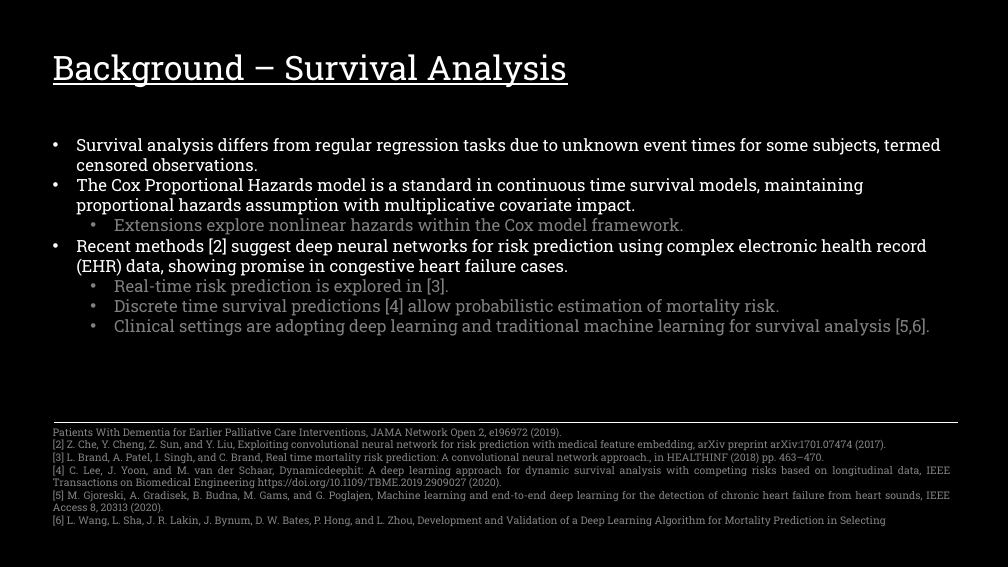
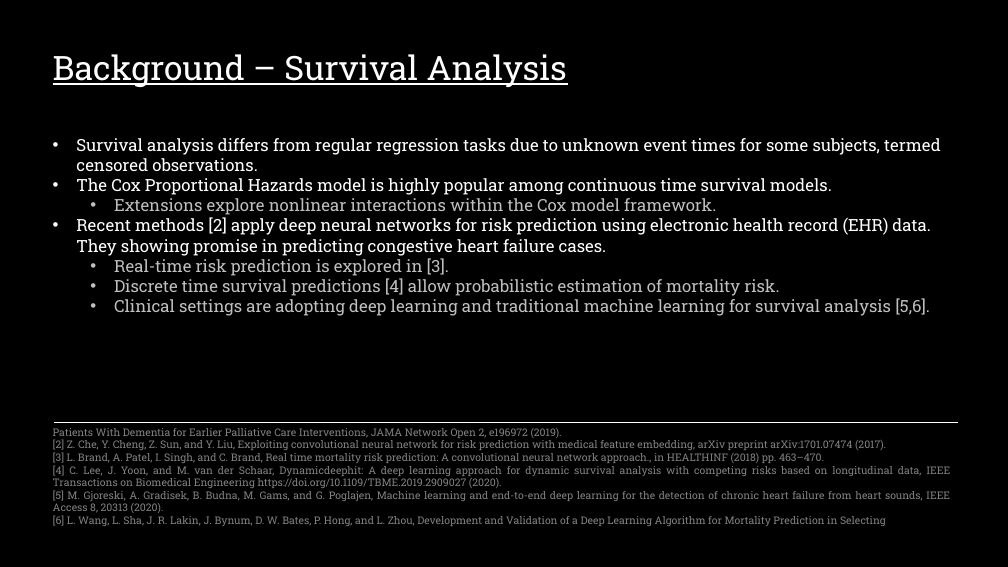
Before and after one commit to sourasen1011/UoE_Research_Project_2023, a slide deck: slide 4 of presentations/powerpoint_presentation/my_presentation.pptx. Drawn at 1008x567 pixels with LibreOffice and Linux fonts; fonts in the diff are those of the drawing. Boxes give left, top, right and bottom in pixels: in the first picture for what was removed or moved away, otherwise in the second. Text is boxed around its words. In the diff, an @@ line names an element or a change of style, - is before the commit and + after.

Commit message:
presentation upd

```diff
--- a/presentations/powerpoint_presentation/my_presentation.pptx
+++ b/presentations/powerpoint_presentation/my_presentation.pptx
@@ text at [76, 178, 930, 256]: text changed @@
-• The Cox Proportional Hazards model is a standard in continuous time survival models, maintaining proportional hazards assumption with multiplicative covariate impact.
-  • Extensions explore nonlinear hazards within the Cox model framework.
-• Recent methods [2] suggest deep neural networks for risk prediction using complex electronic health record (EHR) data, showing promise in congestive heart failure cases.
+• The Cox Proportional Hazards model is highly popular among continuous time survival models.
+  • Extensions explore nonlinear interactions within the Cox model framework.
+• Recent methods [2] apply deep neural networks for risk prediction using electronic health record (EHR) data. They showing promise in predicting congestive heart failure cases.
@@ text at [114, 258, 930, 316]: text colour #808080 to #BFBFBF in "Real-time risk prediction is explored in [3].", "Discrete time survival predictions [4] allow probabilistic ...", "Clinical settings are adopting deep learning and ..." @@
```
Also in this commit, not shown: 9 other slides changed, 1 other file.
